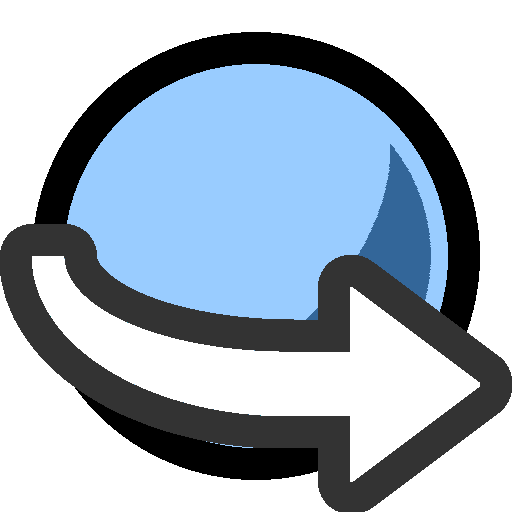
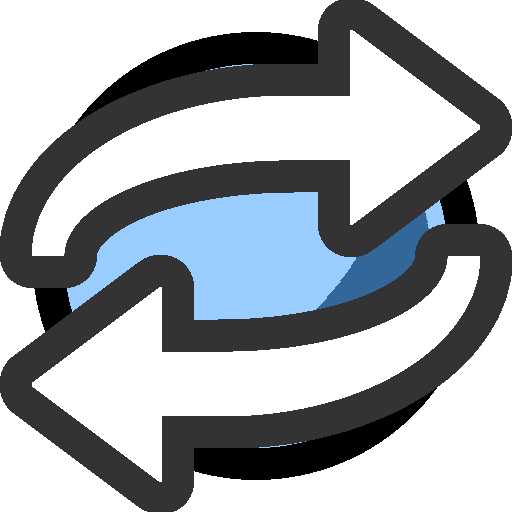
Comparing the layer stacks of the two 512 x 512 images. Changes:
hid "Ebene #3" over [0, 224, 512, 512]
added layer "Ebene #4" above "Ebene #2" over [0, 0, 512, 288]
showed "Ebene #2" over [0, 224, 512, 512]
